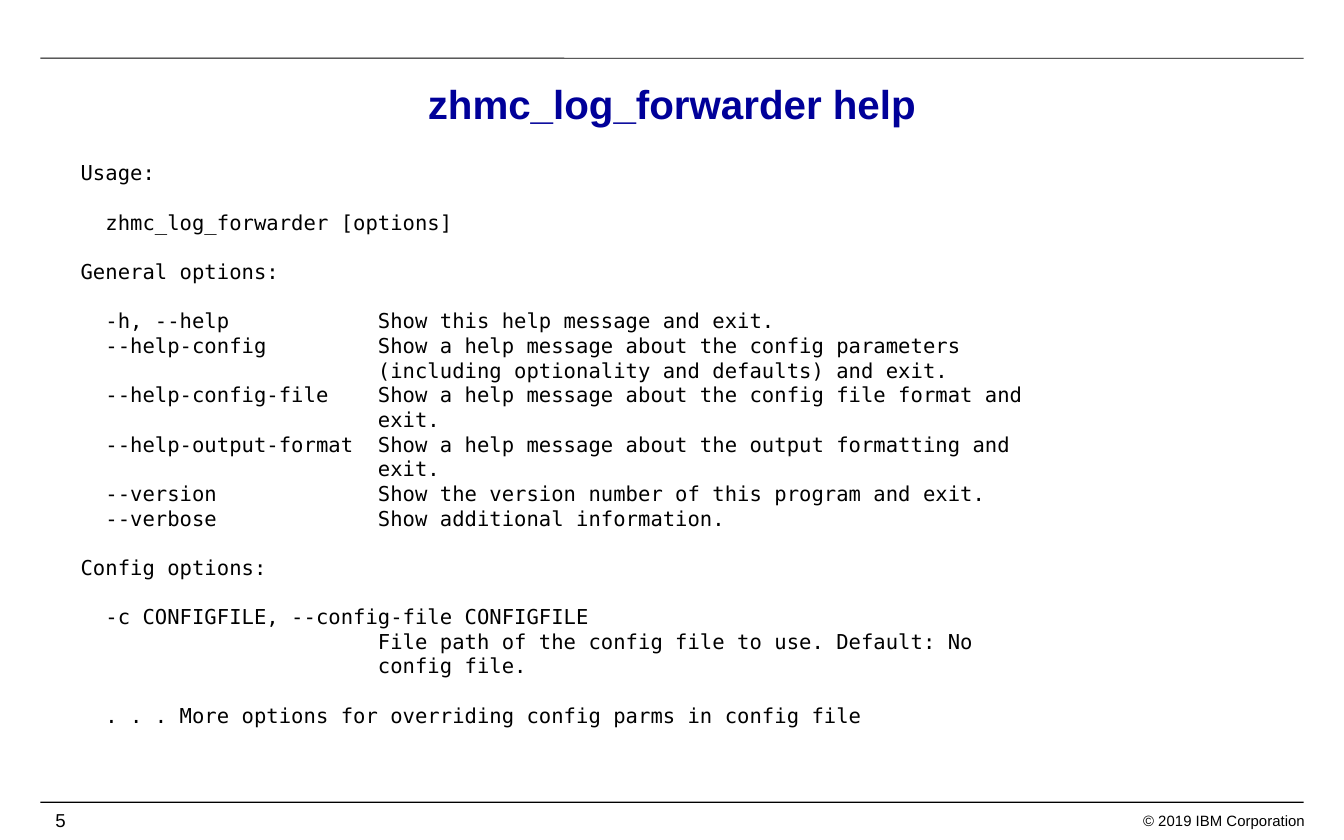
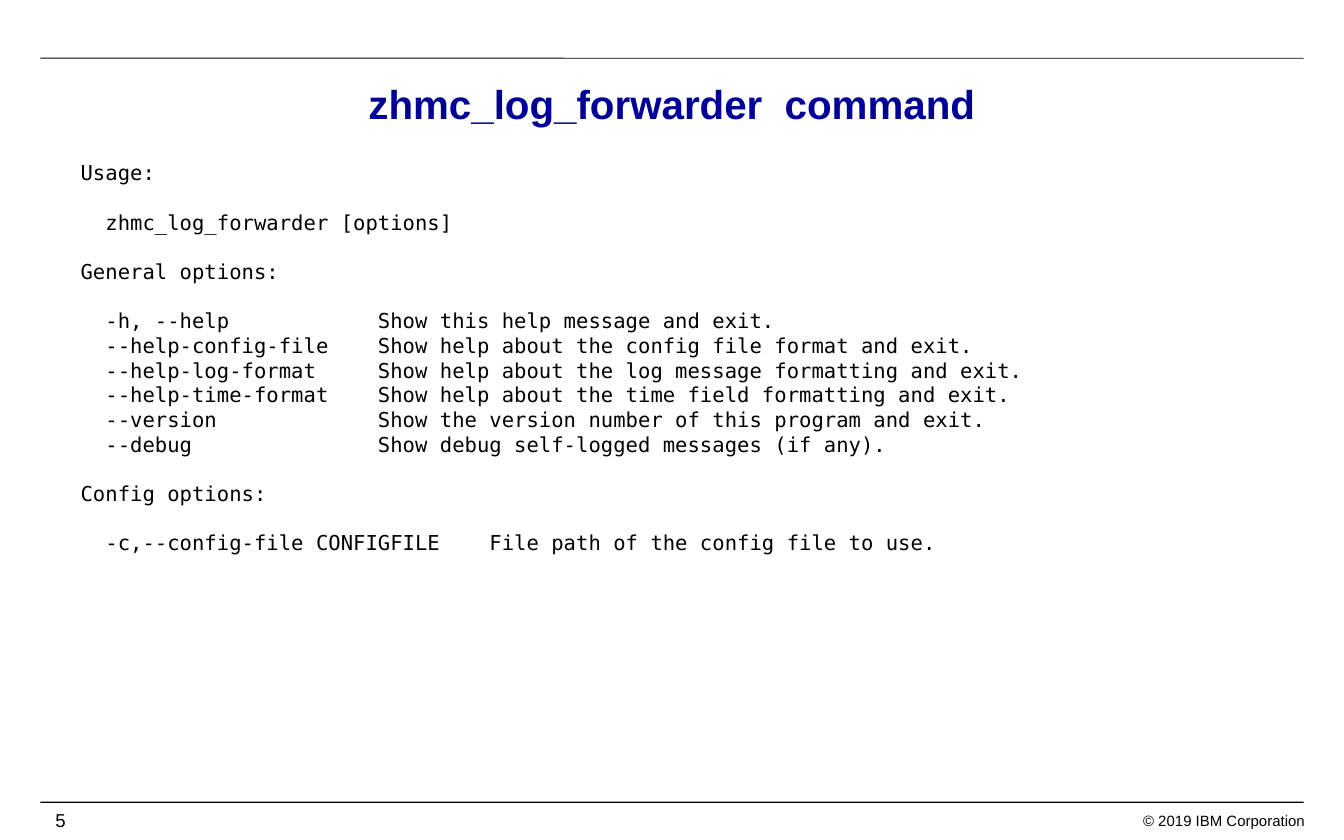
Before and after one commit to zhmcclient/zhmc-log-forwarder, a slide deck: slide 5 of IBM_Z_HMC_Log_Forwarder.pptx. Drawn at 1344x840 pixels with LibreOffice and Linux fonts; fonts in the diff are those of the drawing; background and template pictures are left out. Boxes give left, top, right and bottom in pixels: in the first picture for what was removed or moved away, otherwise in the second. Text is boxed around its words. In the diff, an @@ line names an element or a change of style, - is before the commit and + after.

```diff
--- a/IBM_Z_HMC_Log_Forwarder.pptx
+++ b/IBM_Z_HMC_Log_Forwarder.pptx
@@ title at box(368, 89, 975, 127): text changed @@
-zhmc_log_forwarder help
+zhmc_log_forwarder command
@@ text at box(81, 165, 1022, 555): text changed @@
-Usage:
-zhmc_log_forwarder [options]
-General options:
--h, --help Show this help message and exit.
---help-config Show a help message about the config parameters
-(including optionality and defaults) and exit.
---help-config-file Show a help message about the config file format and
-exit.
---help-output-format Show a help message about the output formatting and
-exit.
---version Show the version number of this program and exit.
---verbose Show additional information.
-Config options:
--c CONFIGFILE, --config-file CONFIGFILE
-File path of the config file to use. Default: No
-config file.
-. . . More options for overriding config parms in config file
+Usage:
+zhmc_log_forwarder [options]
+General options:
+-h, --help Show this help message and exit.
+--help-config-file Show help about the config file format and exit.
+--help-log-format Show help about the log message formatting and exit.
+--help-time-format Show help about the time field formatting and exit.
+--version Show the version number of this program and exit.
+--debug Show debug self-logged messages (if any).
+Config options:
+-c,--config-file CONFIGFILE File path of the config file to use.
```
Also in this commit, not shown: 6 other slides changed, 2 slides added.
